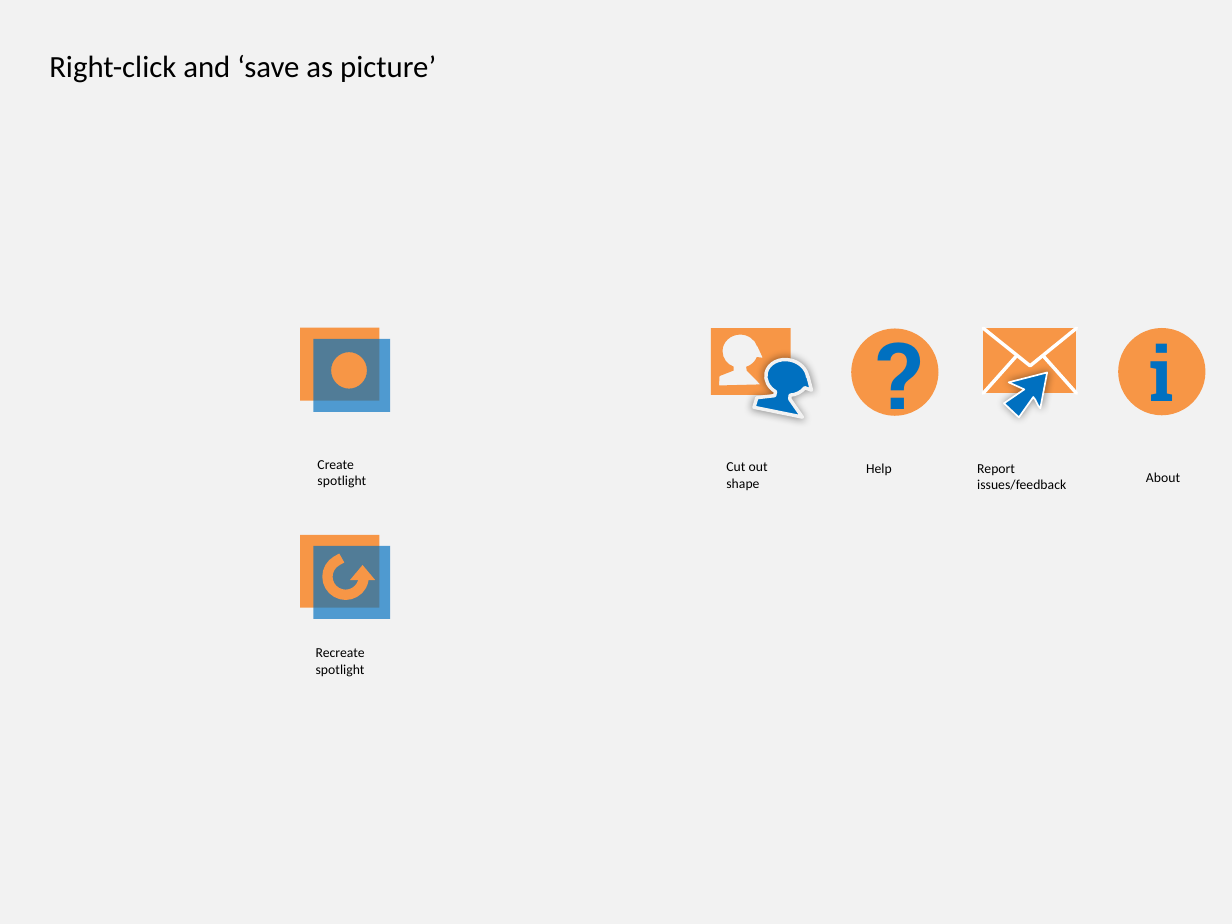
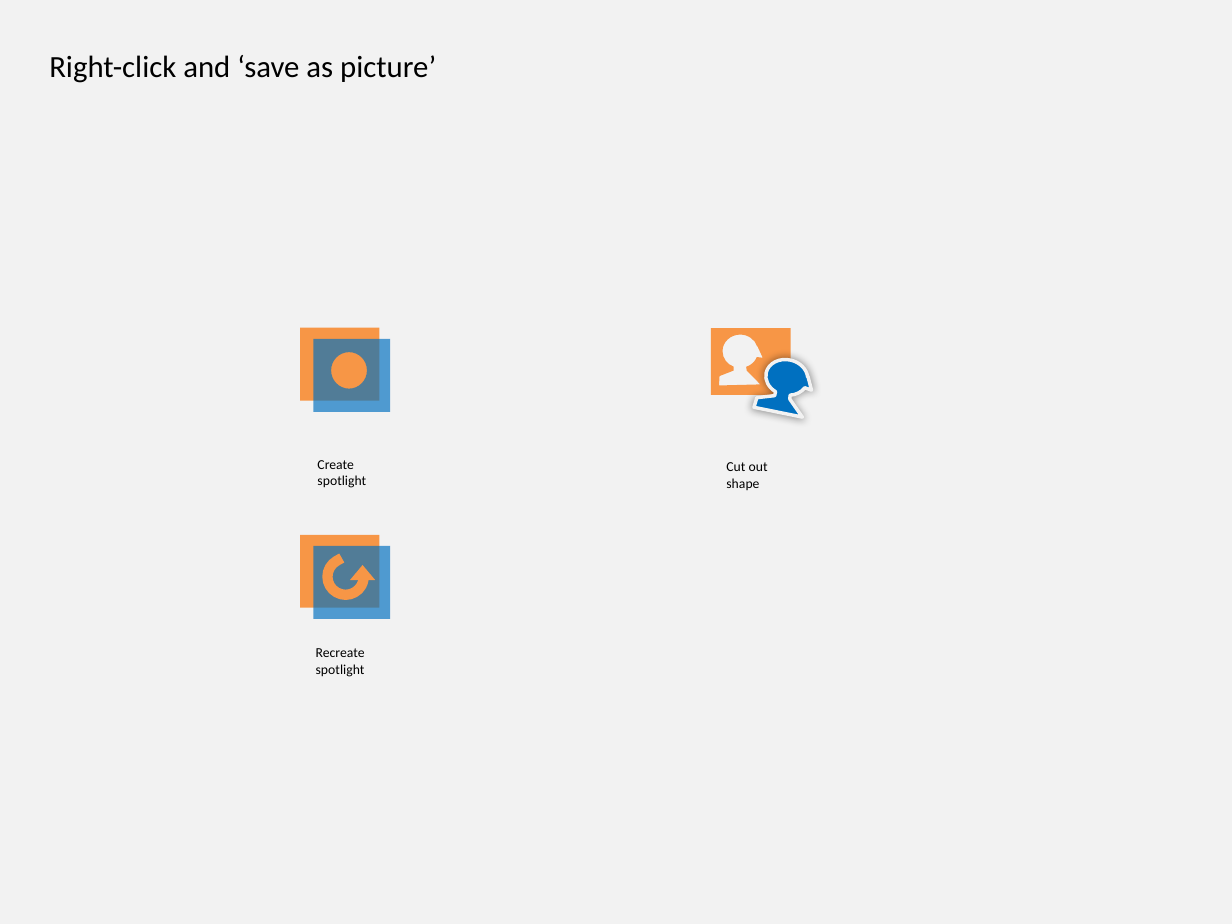
Before and after one commit to PowerPointLabs/PowerPointLabs, a slide deck: slide 1 of doc/Icons.pptx. Drawn at 1232x924 pixels with LibreOffice and Linux fonts; fonts in the diff are those of the drawing. Boxes give left, top, right and bottom in pixels: in the first picture for what was removed or moved away, otherwise in the second. Text is boxed around its words. In the diff, an @@ line names an element or a change of style, - is before the commit and + after.

```diff
--- a/doc/Icons.pptx
+++ b/doc/Icons.pptx
@@ ellipse removed at (851,329,939,416) @@
-?
@@ ellipse removed at (1119,328,1206,415) @@
-i
@@ group removed at (983,328,1077,424): 2 freeform shapes, 2 lines, 1 rectangle @@
@@ text removed at (866,463,892,475) @@
-Help
@@ text removed at (977,464,1066,490) @@
-Report issues/feedback
@@ text removed at (1146,472,1180,482) @@
-About
```
Also in this commit, not shown: 2 other files.
